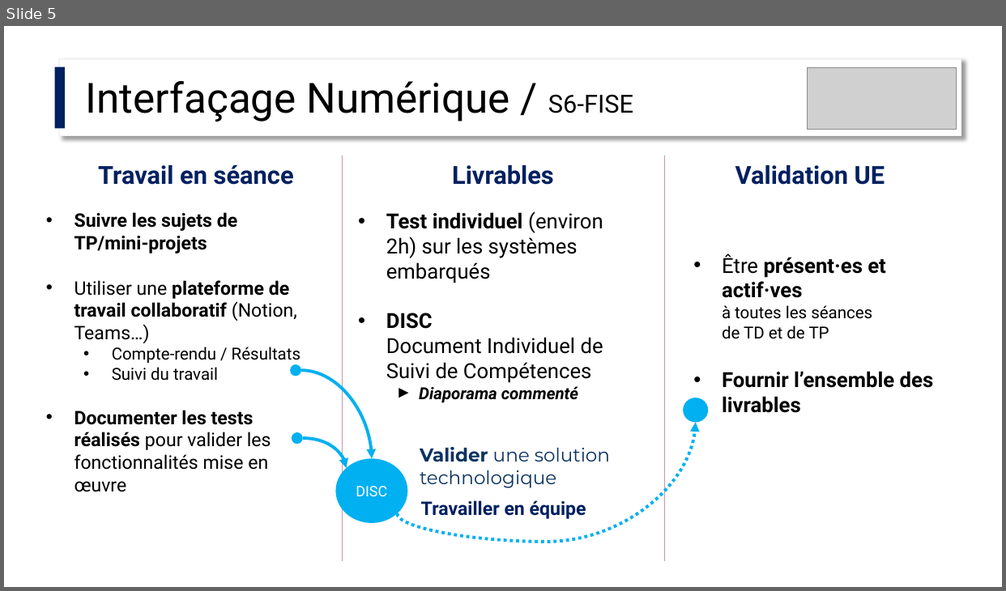
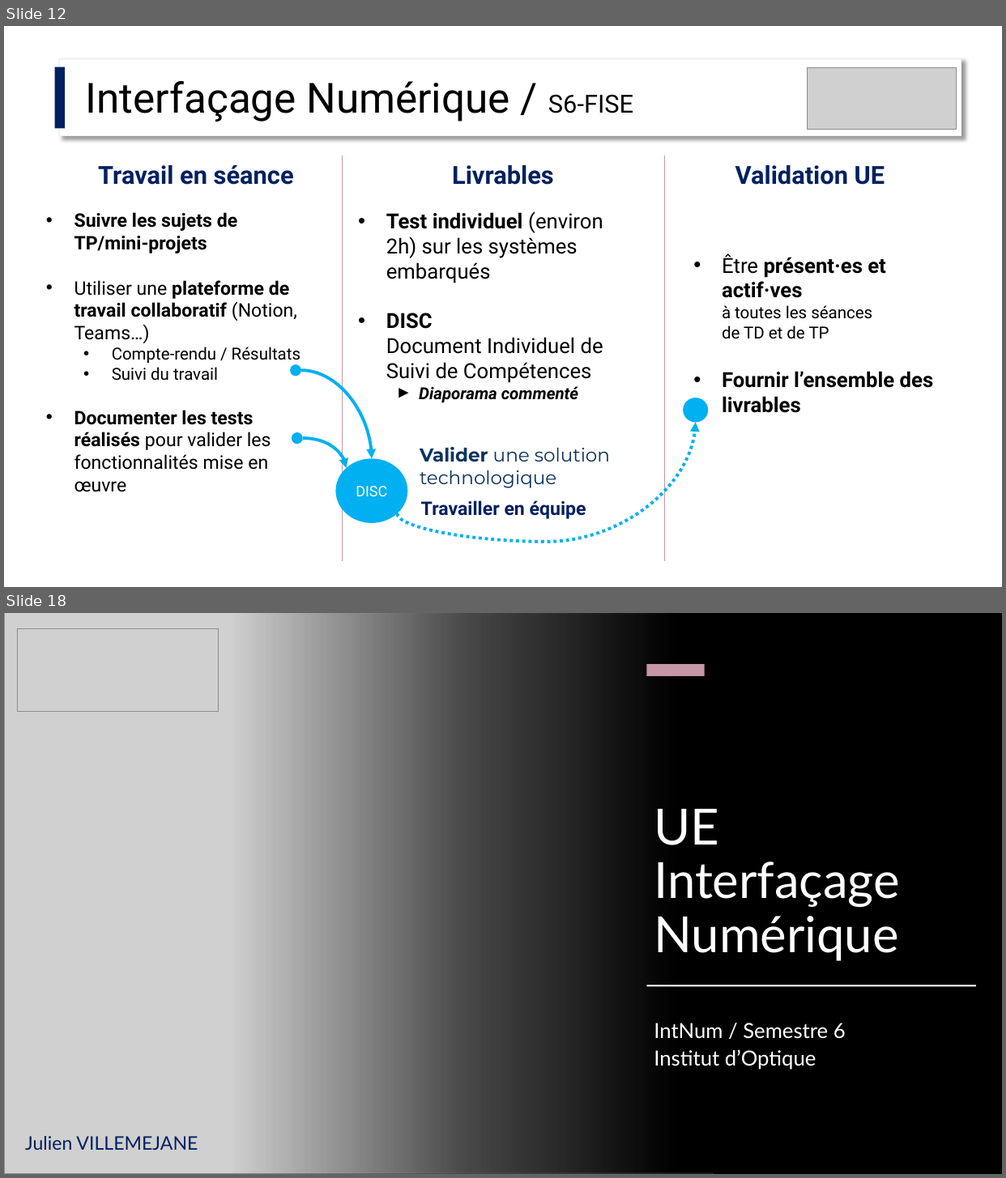
Before and after one commit to IOGS-Digital-Methods/semester-6, a slide deck: InterfacageNumerique/APC/S6_IntNum_APC.pptx. Shown one above the other, each under a label of ours: slide 5 before the commit, slides 12 and 18 after it; the slides between them are not shown. The pictures are 1006x591 and 1006x1178 pixels, drawn with LibreOffice and Linux fonts; fonts in the diff are those of the drawing; grey boxes stand for pictures. Boxes give left, top, right and bottom in pixels: in the first picture for what was removed or moved away, otherwise in the second. Text is boxed around its words. In the diff, an @@ line names an element or a change of style, - is before the commit and + after.

```diff
--- a/InterfacageNumerique/APC/S6_IntNum_APC.pptx
+++ b/InterfacageNumerique/APC/S6_IntNum_APC.pptx
@@ slide 18 added at <box>4,613,1002,1174</box>, background #000000 @@
@@ rectangle added at <box>4,613,1002,1174</box>, fill #000000 @@
@@ picture added at <box>4,613,714,1174</box> @@
@@ picture added at <box>18,628,218,711</box> @@
@@ rectangle added at <box>232,613,1002,1174</box>, fill gradient #000000 @@
@@ rectangle added at <box>646,664,705,676</box>, fill #C696A7 @@
@@ title added at <box>654,809,900,961</box>, 48 pt, text #FFFFFF @@
+UE Interfaçage Numérique
@@ rectangle added at <box>647,985,977,986</box>, fill #FFFFFF @@
@@ subtitle added at <box>654,1023,846,1070</box>, 20 pt, text #FFFFFF @@
+IntNum / Semestre 6
+Institut d’Optique
@@ text added at <box>25,1136,198,1150</box>, 18 pt, text #002060 @@
+Julien VILLEMEJANE
@@ what was slide 5 is now slide 12 @@
```
Also in this commit, not shown: 5 slides changed, 15 other slides added, 1 slide removed, 2 other files.
